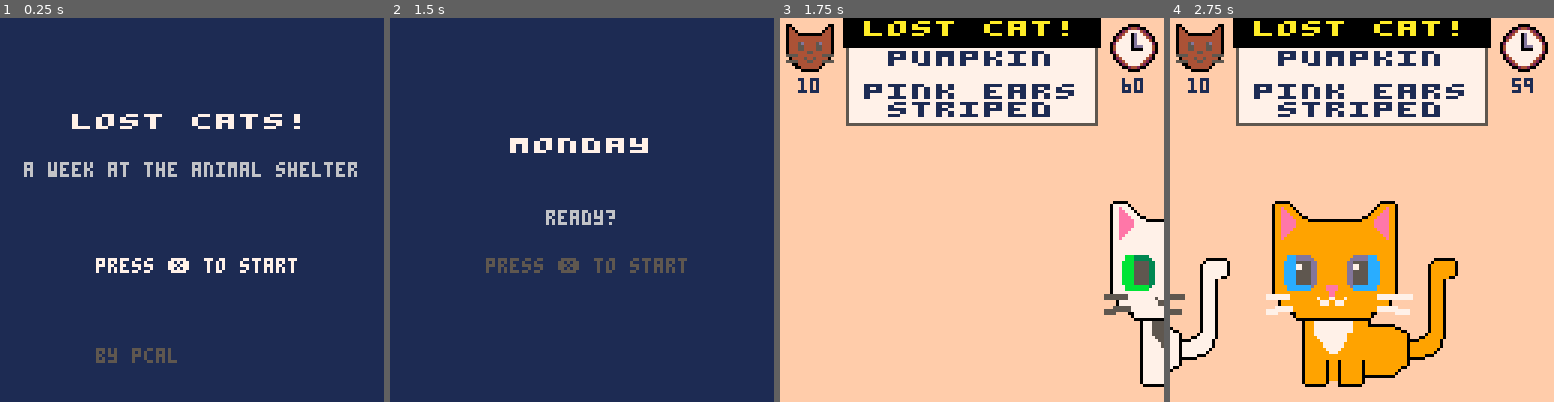
Above: before the commit, frames 1-4 (left to right).
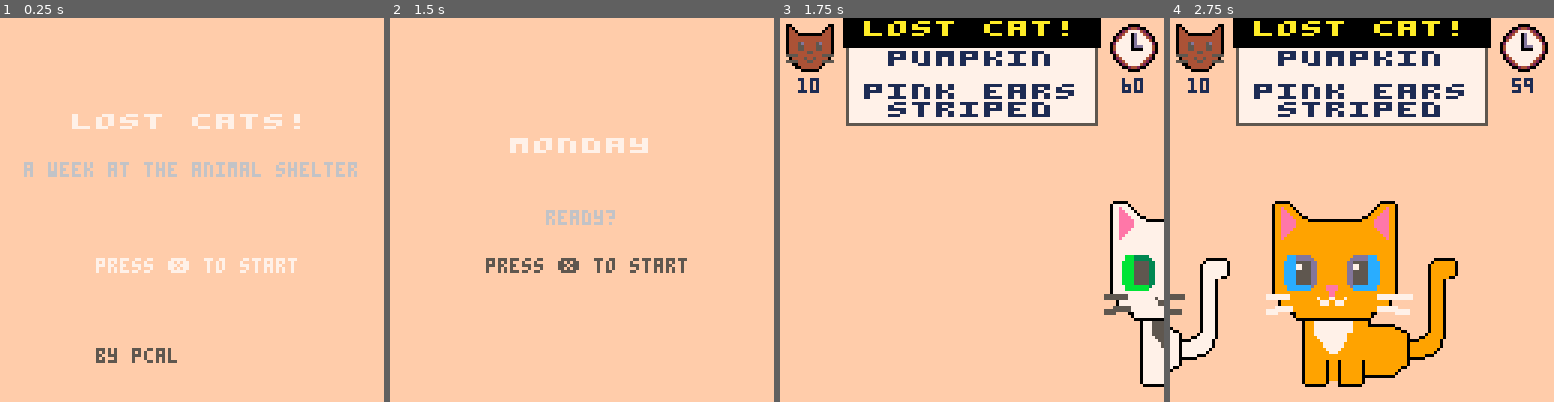
Above: after the commit, the same moments.

Repository: pcal43/pico8-papurrs-please
Game: PICO-8 cartridge pico8-home/carts/lost-cats.p8
Two runs of this game, one before a commit and one after it. Both use one fixed random seed, a clock stepped at 60 frames per second and the inputs below.
Inputs:
- Up to frame 1 (0.25 s): no input
- Up to frame 2 (1.5 s): tap X (X key) at 0.33, 1.07 s; tap O (Z key) at 0.7 s
- Up to frame 3 (1.75 s): hold Right from 1.6 s (still down); tap O (Z key) at 1.7 s
- Up to frame 4 (2.75 s): tap X (X key) at 1.85 s; release Right at 2.1 s; tap O (Z key) at 2.1, 2.5 s; hold Right from 2.47 s (still down)

The runs differ from the first frame. In frame 1, 97% of the frame differs, in the area x 0-100%, y 0-100%; in frame 2, 98%; in frame 3, nothing differs; in frame 4, nothing differs.

Commit message:
checkpoint

Diff:
--- a/pico8-home/carts/src/DaySplashScreen.lua
+++ b/pico8-home/carts/src/DaySplashScreen.lua
@@ -20,7 +20,7 @@
     end
 
     function self.draw()
-        cls(DARK_BLUE) -- dark blue background
+        cls(PEACH) -- dark blue background
 
         -- Draw day name
         local day_text = self.day_name
--- a/pico8-home/carts/src/Global.lua
+++ b/pico8-home/carts/src/Global.lua
@@ -34,7 +34,6 @@
 TEXT_HEIGHT = 6
 TRAIT_SPACING = 1
 
-
 FUR_COLOR = 1
 FUR_PATTERN = 2
 EYE_COLOR = 3
--- a/pico8-home/carts/src/TitleScreen.lua
+++ b/pico8-home/carts/src/TitleScreen.lua
@@ -17,7 +17,7 @@
     end
 
     function self.draw()
-        cls(DARK_BLUE) -- dark blue background
+        cls(PEACH) -- dark blue background
 
         -- Draw title
         local title = "lost cats!"
